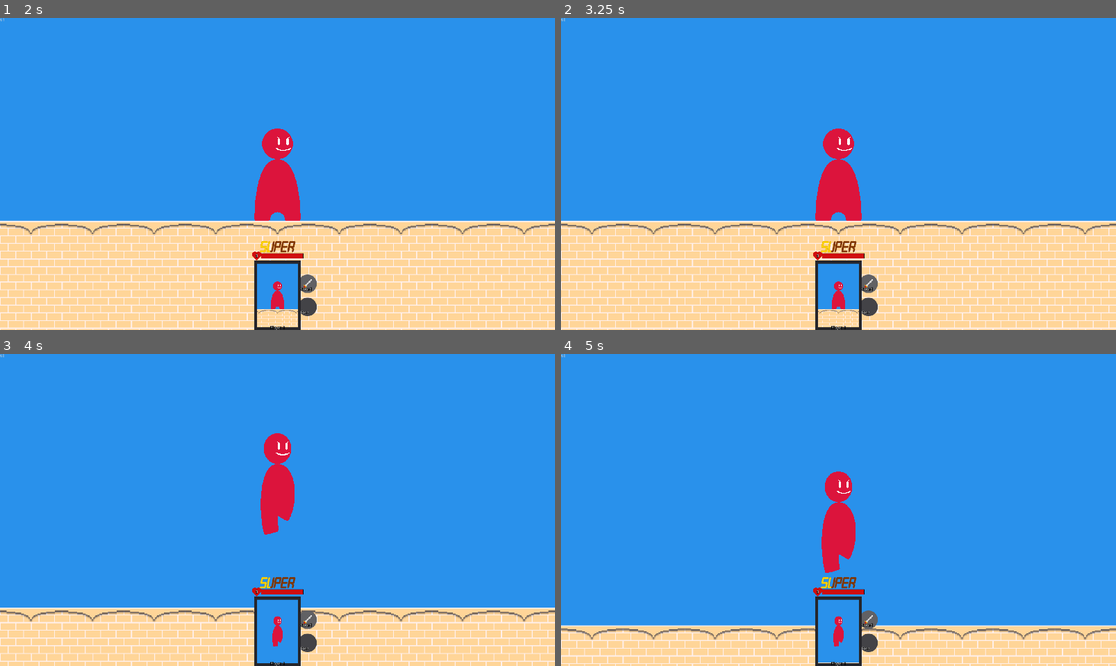
Above: before the commit, frames 1-4 (two rows, left to right).
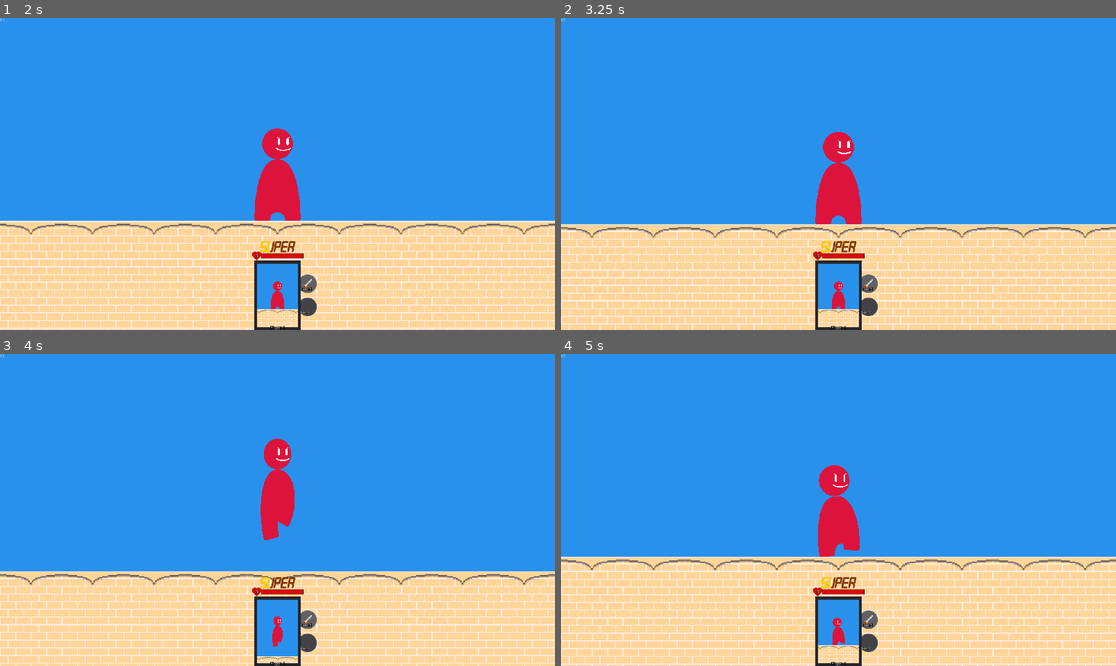
Above: after the commit, the same moments.

Repository: Essojadojef/offhand-champion
Game: Godot game, scene res://fight_gui.tscn
The game is run twice, just before and just after one commit, with the same random seed, the same clock (stepped at 60 frames per second) and the same inputs. The engine's default icon, where the game draws it, is replaced by a stand-in: a white triangle on a blue panel in a dark square.
Inputs (mouse positions are in pixels of both pictures, inside the frame that each line leads up to):
- Up to frame 1 (2 s): tap Enter at 0.5 s; move the mouse to (249, 236) at 0.52 s; hold Up (ui_up) 0.53-1.25 s; tap P at 0.6 s; click (249, 236) at 0.67 s; tap Space at 0.77 s; click "Ready" at 1.25 s
- Up to frame 2 (3.25 s): move the mouse to (1005, 220) at 2.02 s; hold Up (ui_up) 2.03-2.78 s; tap P at 2.1, 3.05 s; tap Space at 2.27 s; move the mouse to (672, 127) at 2.77 s; hold Left (ui_left) from 2.78 s (still down); tap I at 2.85 s
- Up to frame 3 (4 s): keep holding Left (ui_left); move the mouse to (305, 510) at 3.52 s; tap J at 3.6 s; click (305, 510) at 3.67 s; tap Space at 3.77 s; tap P at 3.8 s
- Up to frame 4 (5 s): move the mouse to (755, 432) at 4.27 s; release Left (ui_left) at 4.28 s; hold Down (ui_down) from 4.28 s (still down); tap K at 4.35 s; tap Space at 4.52 s; tap P at 4.55 s

Frame 1 is identical in both runs. In frame 2, 13% of the frame differs, in the area x 0-100%, y 35-100%; in frame 3, 19%; in frame 4, 26%.

Commit message:
Disabled fast forward.

Diff:
--- a/globals/globals.gd
+++ b/globals/globals.gd
@@ -81,21 +81,20 @@
 
 func _unhandled_input(event: InputEvent) -> void:
 
-	if event is InputEventKey and event.scancode == KEY_P and !event.is_pressed():
-		Engine.time_scale = -1
-		for i in 10:
-			#get_viewport().propagate_call("_physics_process", [get_physics_process_delta_time() * 60])
-			get_viewport().propagate_notification(NOTIFICATION_INTERNAL_PHYSICS_PROCESS)
-			get_viewport().propagate_notification(NOTIFICATION_PHYSICS_PROCESS)
-
-		Engine.time_scale = 1
-		return
+	#if event is InputEventKey and event.scancode == KEY_P and !event.is_pressed():
+	#	fast_forward(10)
 
 	var id = get_event_player(event)
 
 	if !players.has(id) and accept_new_players:
 		add_player(id)
 
+
+func fast_forward(frames: int):
+	for i in frames:
+		#get_viewport().propagate_call("_physics_process", [get_physics_process_delta_time() * 60])
+		get_viewport().propagate_notification(NOTIFICATION_INTERNAL_PHYSICS_PROCESS)
+		get_viewport().propagate_notification(NOTIFICATION_PHYSICS_PROCESS)
 
 func get_event_player(event: InputEvent) -> int:
 	if event is InputEventJoypadButton or event is InputEventJoypadMotion :
